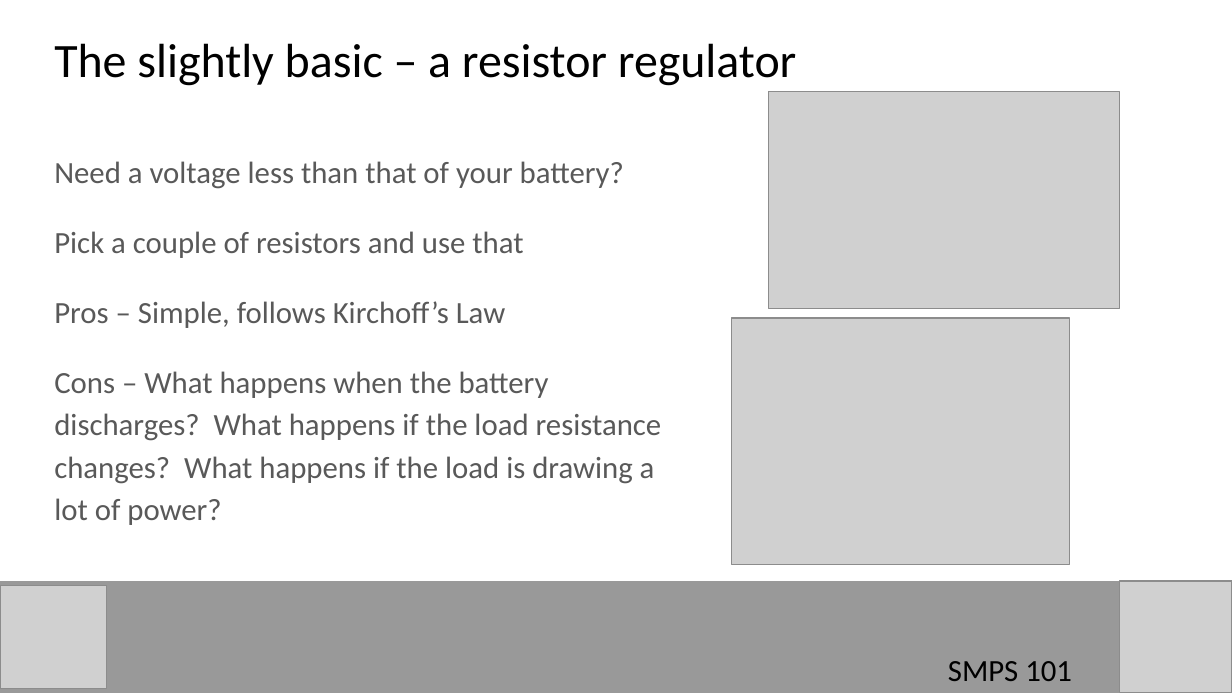
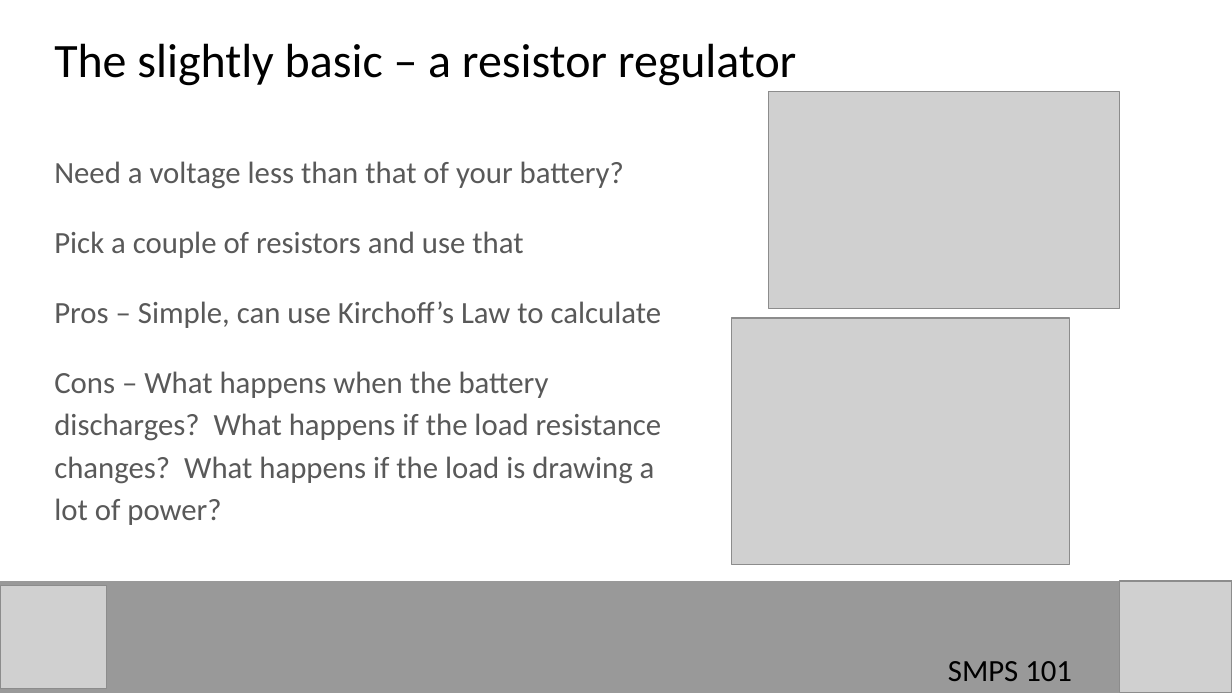
Before and after one commit to hamster/classroom, a slide deck: slide 5 of SMPS/SMPS 101.pptx (slide 4 before the commit). Drawn at 1232x693 pixels with LibreOffice and Linux fonts; fonts in the diff are those of the drawing; grey boxes stand for pictures. Boxes give left, top, right and bottom in pixels: in the first picture for what was removed or moved away, otherwise in the second. Text is boxed around its words. In the diff, an @@ line names an element or a change of style, - is before the commit and + after.

```diff
--- a/SMPS/SMPS 101.pptx
+++ b/SMPS/SMPS 101.pptx
@@ text at (54, 301, 661, 328): text changed @@
-Pros – Simple, follows Kirchoff’s Law
+Pros – Simple, can use Kirchoff’s Law to calculate
```
Also in this commit, not shown: 5 other slides changed, 1 slide added, 1 other file.
